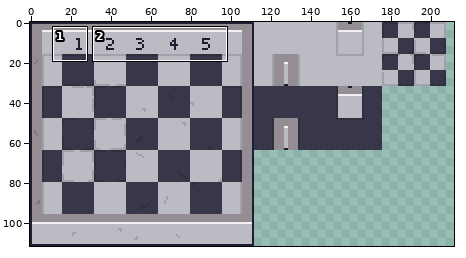
Pixel-art file, stored at Assets/Resources/Art/Aseptire Source/OR_TileMap_ExecutiveNexus.aseprite. Above, an overview of the earlier version with the close-up marked.
Close-up. Earlier state:
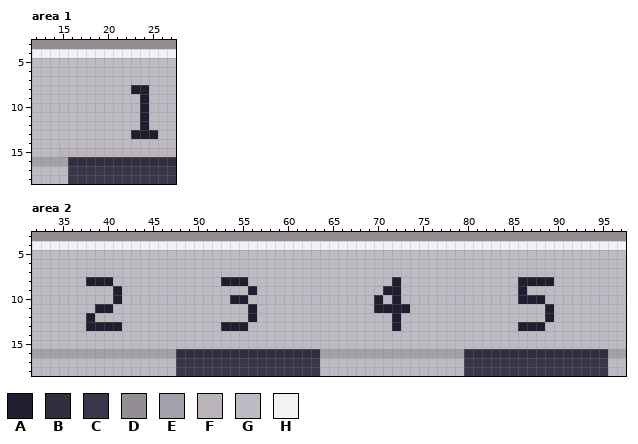
256x112 pixels, 1 frame. Colours within 5 levels of each other are drawn and written as one. Shown: area 1: x 12..27, y 3..18; area 2: x 32..97, y 3..18. The wide view leaves out empty margins.
Visible layers, top first: "Shadows", "Main".
Palette (. is transparent): A #1f1e30  B #302f40  C #38374a  D #948d94  E #a1a1a9  F #bbb5bb  G #bbbbc4  H #f2f2f2
Pixels before, area 1, first column x 12:
 3 DDDDDDDDDDDDDDDD
 4 HHHHHHHHHHHHHHHH
 5 GGGGGGGGGGGGGGGG
 6 GGGGGGGGGGGGGGGG
 7 GGGGGGGGGGGGGGGG
 8 GGGGGGGGGGGAAGGG
 9 GGGGGGGGGGGGAGGG
10 GGGGGGGGGGGGAGGG
11 GGGGGGGGGGGGAGGG
12 GGGGGGGGGGGGAGGG
13 GGGGGGGGGGGAAAGG
14 GGGGGGGGGGGGGGGG
15 GGGFFFFFFFFFFFFF
16 EEEEBBBBBBBBBBBB
17 GGGGCCCCCCCCCCCC
18 GGGGCCCCCCCCCCCC
Pixels before, area 2, first column x 32:
 3 DDDDDDDDDDDDDDDDDDDDDDDDDDDDDDDDDDDDDDDDDDDDDDDDDDDDDDDDDDDDDDDDDD
 4 HHHHHHHHHHHHHHHHHHHHHHHHHHHHHHHHHHHHHHHHHHHHHHHHHHHHHHHHHHHHHHHHHH
 5 GGGGGGGGGGGGGGGGGGGGGGGGGGGGGGGGGGGGGGGGGGGGGGGGGGGGGGGGGGGGGGGGGG
 6 GGGGGGGGGGGGGGGGGGGGGGGGGGGGGGGGGGGGGGGGGGGGGGGGGGGGGGGGGGGGGGGGGG
 7 GGGGGGGGGGGGGGGGGGGGGGGGGGGGGGGGGGGGGGGGGGGGGGGGGGGGGGGGGGGGGGGGGG
 8 GGGGGGAAAGGGGGGGGGGGGAAAGGGGGGGGGGGGGGGGAGGGGGGGGGGGGGAAAAGGGGGGGG
 9 GGGGGGGGGAGGGGGGGGGGGGGGAGGGGGGGGGGGGGGAAGGGGGGGGGGGGGAGGGGGGGGGGG
10 GGGGGGGGGAGGGGGGGGGGGGAAGGGGGGGGGGGGGGAGAGGGGGGGGGGGGGAAAGGGGGGGGG
11 GGGGGGGAAGGGGGGGGGGGGGGGAGGGGGGGGGGGGGAAAAGGGGGGGGGGGGGGGAGGGGGGGG
12 GGGGGGAGGGGGGGGGGGGGGGGGAGGGGGGGGGGGGGGGAGGGGGGGGGGGGGGGGAGGGGGGGG
13 GGGGGGAAAAGGGGGGGGGGGAAAGGGGGGGGGGGGGGGGAGGGGGGGGGGGGGAAAGGGGGGGGG
14 GGGGGGGGGGGGGGGGGGGGGGGGGGGGGGGGGGGGGGGGGGGGGGGGGGGGGGGGGGGGGGGGGG
15 GGGGGGGGGGGGGGGGGGGGGGGGGGGGGGGGGGGGGGGGGGGGGGGGGGGGGGGGGGGGGGGGGG
16 EEEEEEEEEEEEEEEEBBBBBBBBBBBBBBBBEEEEEEEEEEEEEEEEBBBBBBBBBBBBBBBBEE
17 GGGGGGGGGGGGGGGGCCCCCCCCCCCCCCCCGGGGGGGGGGGGGGGGCCCCCCCCCCCCCCCCGG
18 GGGGGGGGGGGGGGGGCCCCCCCCCCCCCCCCGGGGGGGGGGGGGGGGCCCCCCCCCCCCCCCCGG
The result:
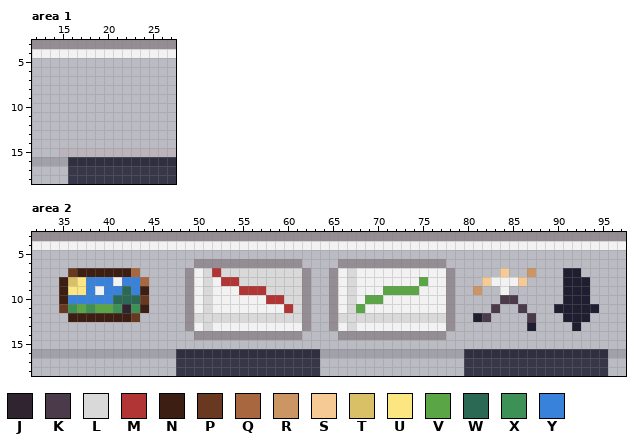
Colours new in this view: J #302430  K #4a3a4a  L #d9d9d9  M #b13535  N #3d1e12  P #693821  Q #a8673e  R #cc9664  S #f6ca94  T #d9c066  U #fce681  V #5aa647  W #2c6954  X #3d9156  Y #3982db
From old to new:
Area 1, layer "Shadows":
Colour A gives way to colour G in row 8 at x 23 to 24; in rows 9 to 12 at x 24; in row 13 at x 23 to 25.
Area 2, layers "Shadows", "Main":
Colour G gives way to colour A in row 7 at x 91 to 92; in rows 8 to 10 at x 91 to 93; in row 11 at x 90 to 94; in row 12 at x 81 and 91 to 93; in row 13 at x 92.
Colour G gives way to colour D in row 6 at x 50 to 61 and 66 to 77; in rows 7 to 13 at x 49, 62, 65 and 78; in row 14 at x 50 to 61 and 66 to 77.
Colour A gives way to colour G in row 8 at x 87 to 89; in row 9 at x 86; in row 10 at x 86 to 88; in rows 11 to 12 at x 89; in row 13 at x 38 to 41, 86 and 88.
Colour A gives way to colour H in row 8 at x 72; in row 10 at x 54 to 55 and 72; in row 11 at x 56 and 70 to 73; in row 13 at x 53 to 55 and 72.
Colour G gives way to colour H in row 7 at x 50, 66 and 68 to 77; in row 8 at x 41, 50, 52, 66, 68 to 71, 73 to 74, 76 to 77 and 83 to 85; in row 9 at x 39, 50, 52 to 54, 66, 68 to 70, 75 to 77 and 84; in row 10 at x 50, 52 to 53, 56 to 57, 66, 68, 71 and 73 to 77; in row 11 at x 50, 52 to 55, 57 to 59, 66, 69 and 74 to 77; in row 13 at x 50, 52, 56 to 61, 66, 68 to 71 and 73 to 77.
Colour G gives way to colour J in row 11 at x 42.
Colour G gives way to colour K in row 10 at x 84 to 85; in row 11 at x 83 and 86; in row 12 at x 82 and 87.
Colour A gives way to colour L in row 8 at x 55; in row 12 at x 56 and 72.
Colour G gives way to colour L in row 7 at x 51, 53 to 61 and 67; in row 8 at x 51, 56 to 61 and 67; in row 9 at x 51, 58 to 61 and 67; in row 10 at x 51, 60 to 61 and 67; in row 11 at x 51, 61 and 67; in row 12 at x 50 to 55, 57 to 61, 66 to 71 and 73 to 77.
Colour G gives way to colour L in row 13 at x 51 and 67.
Colour A gives way to colour M in row 8 at x 53 to 54; in row 9 at x 56.
Colour G gives way to colour M in row 7 at x 52; in row 9 at x 55 and 57; in row 10 at x 58 to 59; in row 11 at x 60.
Colour A gives way to colour N in row 12 at x 38.
Colour G gives way to colour N in row 7 at x 37 to 42; in row 8 at x 35; in row 9 at x 35 and 44; in row 10 at x 35; in row 11 at x 44; in row 12 at x 36 to 37 and 39 to 42.
Colour G gives way to colour P in row 7 at x 36; in row 10 at x 44; in row 11 at x 35; in row 12 at x 43.
Colour G gives way to colour Q in row 7 at x 43; in row 8 at x 44.
Colour G gives way to colour R in row 7 at x 87; in row 9 at x 81.
Colour A gives way to colour S in row 8 at x 86.
Colour G gives way to colour S in row 7 at x 84; in row 8 at x 82.
Colour G gives way to colour T in row 8 at x 36.
Colour G gives way to colour U in row 8 at x 37; in row 9 at x 36 to 37.
Colour A gives way to colour V in row 9 at x 71 to 72; in row 10 at x 70; in row 11 at x 39 to 40.
Colour G gives way to colour V in row 8 at x 75; in row 9 at x 73 to 74; in row 10 at x 69; in row 11 at x 37 and 68.
Colour A gives way to colour W in row 10 at x 41.
Colour G gives way to colour W in row 9 at x 42; in row 10 at x 42 to 43.
Colour G gives way to colour X in row 11 at x 36, 38, 41 and 43.
Colour A gives way to colour Y in row 8 at x 38 to 40; in row 9 at x 41.
Colour G gives way to colour Y in row 8 at x 42 to 43; in row 9 at x 38, 40 and 43; in row 10 at x 36 to 40.
